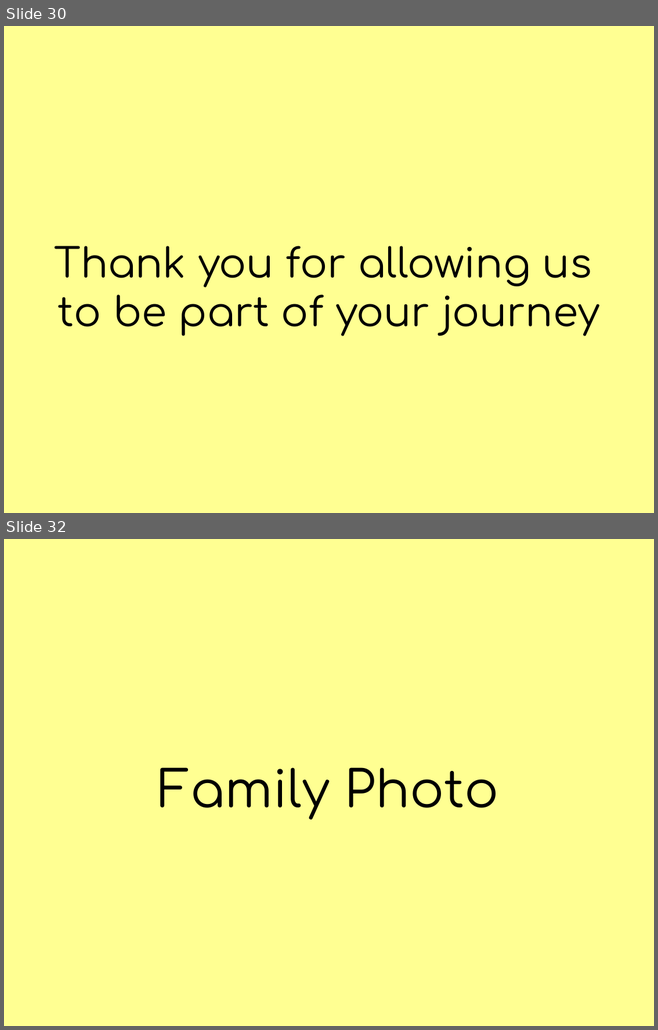
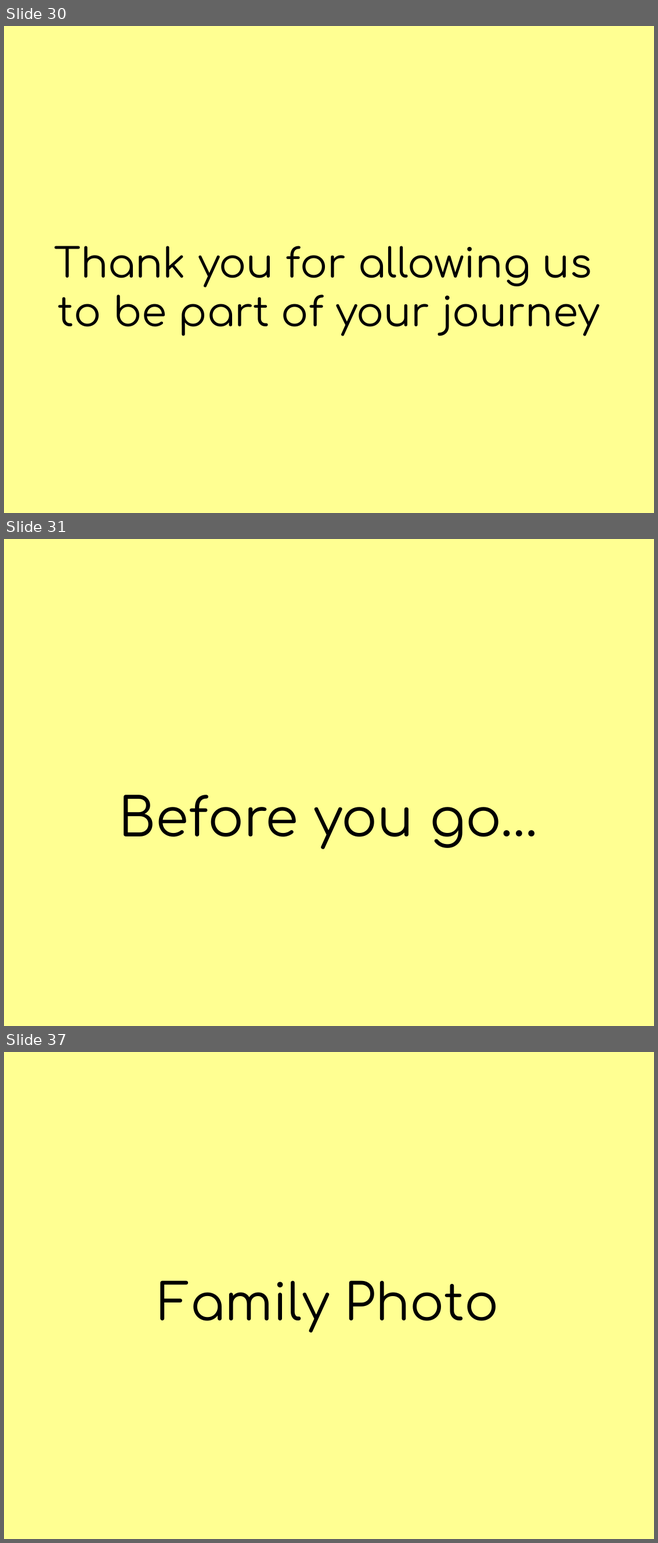
Before and after one commit to JiggyPete/global-diversity-cfp-day-site, a slide deck: public/slides/global-diversity-cfp-day.pptx. Shown one above the other, each under a label of ours: slides 30 and 32 before the commit, slides 30, 31 and 37 after it; the slides between them are not shown. The pictures are 658x1030 and 658x1543 pixels, drawn with LibreOffice and Linux fonts; fonts in the diff are those of the drawing. Boxes give left, top, right and bottom in pixels: in the first picture for what was removed or moved away, otherwise in the second. Text is boxed around its words. In the diff, an @@ line names an element or a change of style, - is before the commit and + after.

```diff
--- a/public/slides/global-diversity-cfp-day.pptx
+++ b/public/slides/global-diversity-cfp-day.pptx
@@ slide 31 added at box(4, 539, 654, 1026), background #FFFF92 @@
@@ title added at box(119, 795, 539, 849), 84 pt, text #000000 @@
+Before you go…
@@ what was slide 32 is now slide 37 @@
```
Also in this commit, not shown: 1 slide changed, 4 other slides added, 3 other files.
